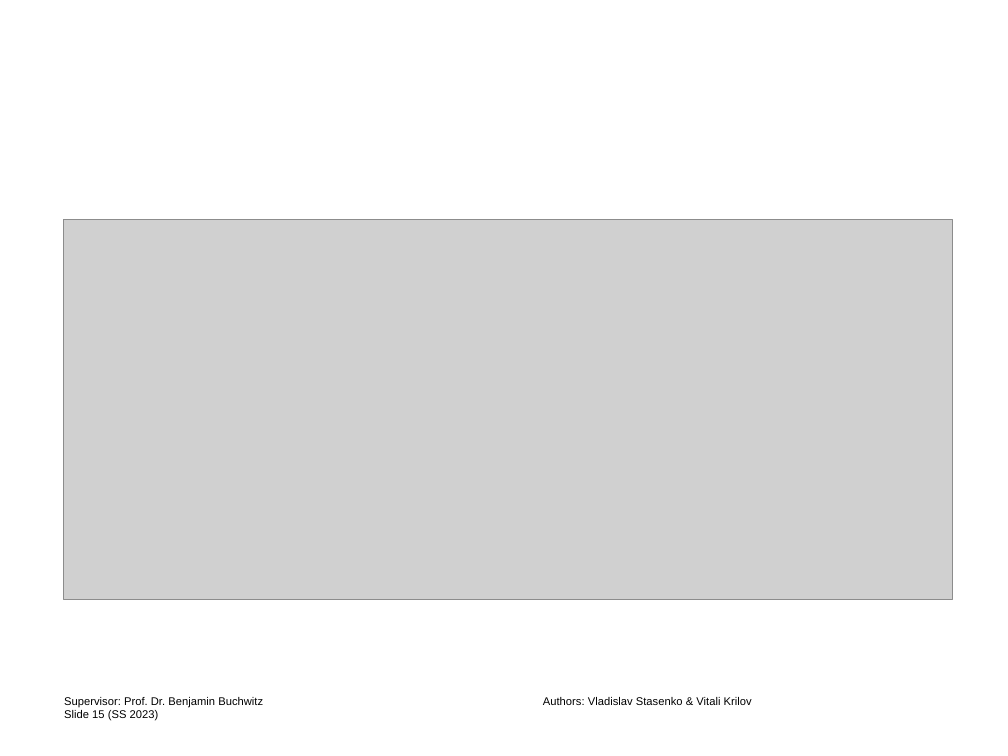
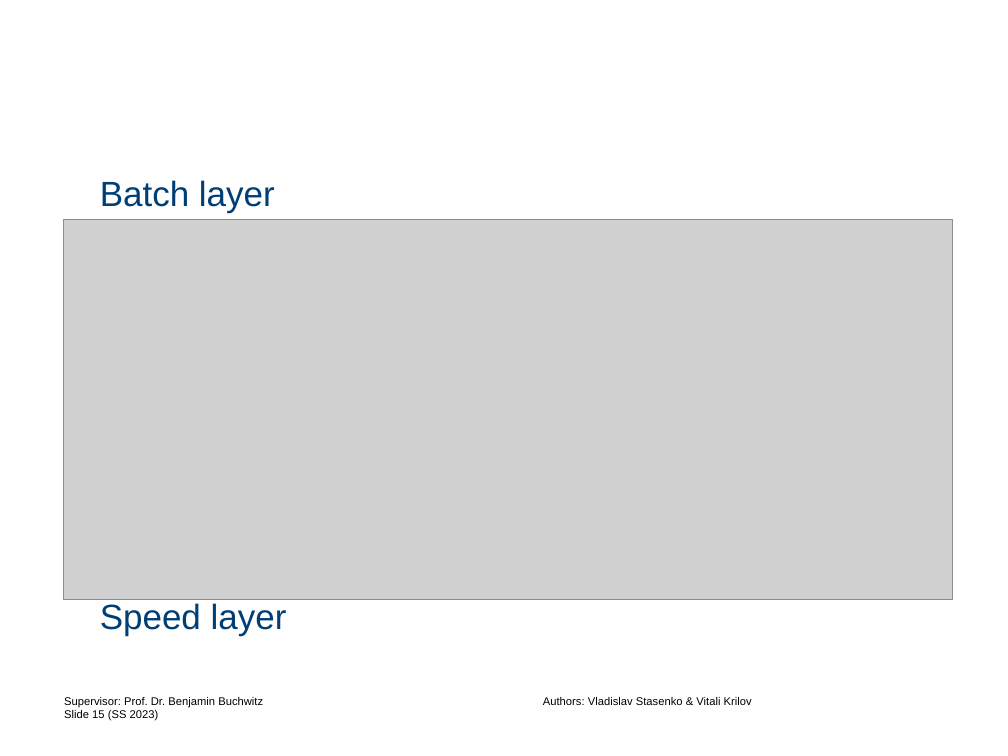
Before and after one commit to vladislabv/stream-processing, a slide deck: slide 15 of content/presentation/Presentation-Stream-Processing-Merged.pptx. Drawn at 1008x756 pixels with LibreOffice and Linux fonts; fonts in the diff are those of the drawing; grey boxes stand for pictures; background and template pictures are left out. Boxes give left, top, right and bottom in pixels: in the first picture for what was removed or moved away, otherwise in the second. Text is boxed around its words. In the diff, an @@ line names an element or a change of style, - is before the commit and + after.

Commit message:
add post-insights after provided twitter migration lambda -> kappa

```diff
--- a/content/presentation/Presentation-Stream-Processing-Merged.pptx
+++ b/content/presentation/Presentation-Stream-Processing-Merged.pptx
@@ text added at (100, 180, 275, 213), 25 pt, text #003F75 @@
+Batch layer
@@ text added at (100, 603, 287, 636), 25 pt, text #003F75 @@
+Speed layer
```
Also in this commit, not shown: 2 other slides changed, 2 slides added.
